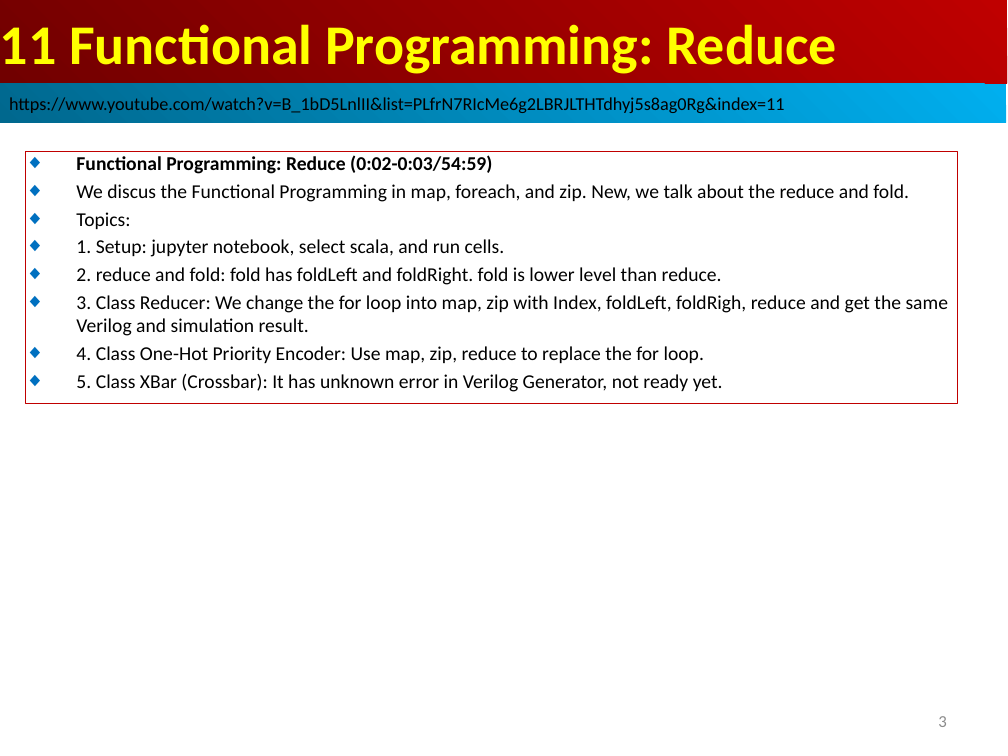
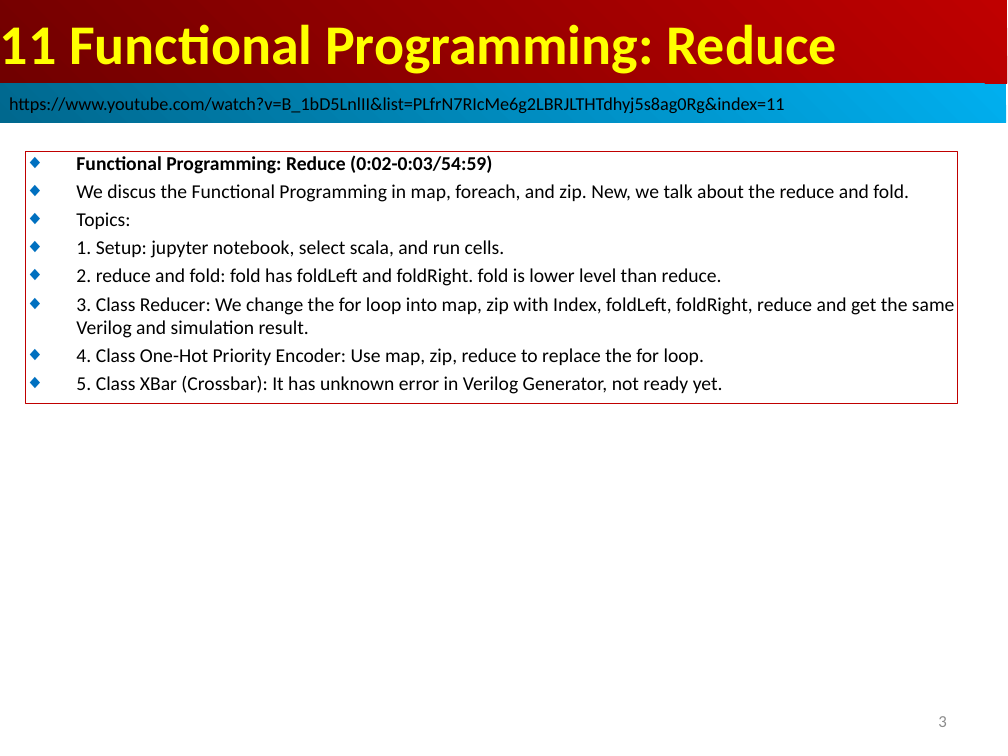
Before and after one commit to peterhchen/AIU_CS800_Chisel, a slide deck: slide 3 of 500_UCSC_HWD/011_FP_Reduce/000_Video/011.FP_Reduce.ppt. Drawn at 1008x756 pixels with LibreOffice and Linux fonts; fonts in the diff are those of the drawing. Boxes give left, top, right and bottom in pixels: in the first picture for what was removed or moved away, otherwise in the second. Text is boxed around its words. In the diff, an @@ line names an element or a change of style, - is before the commit and + after.

```diff
--- a/500_UCSC_HWD/011_FP_Reduce/000_Video/011.FP_Reduce.ppt
+++ b/500_UCSC_HWD/011_FP_Reduce/000_Video/011.FP_Reduce.ppt
@@ text in rectangle at <box>76,297,955,338</box>: text changed @@
-◆ 3. Class Reducer: We change the for loop into map, zip with Index, foldLeft, foldRigh, reduce and get the same Verilog and simulation result.
+◆ 3. Class Reducer: We change the for loop into map, zip with Index, foldLeft, foldRight, reduce and get the same Verilog and simulation result.
```
